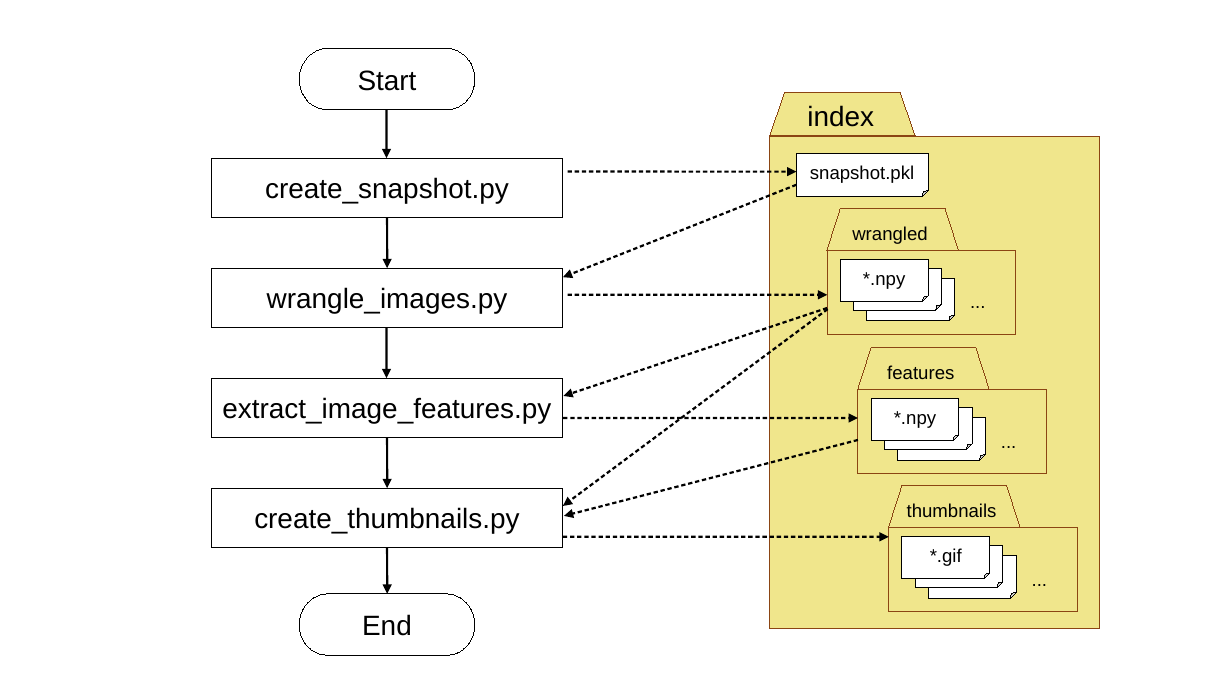
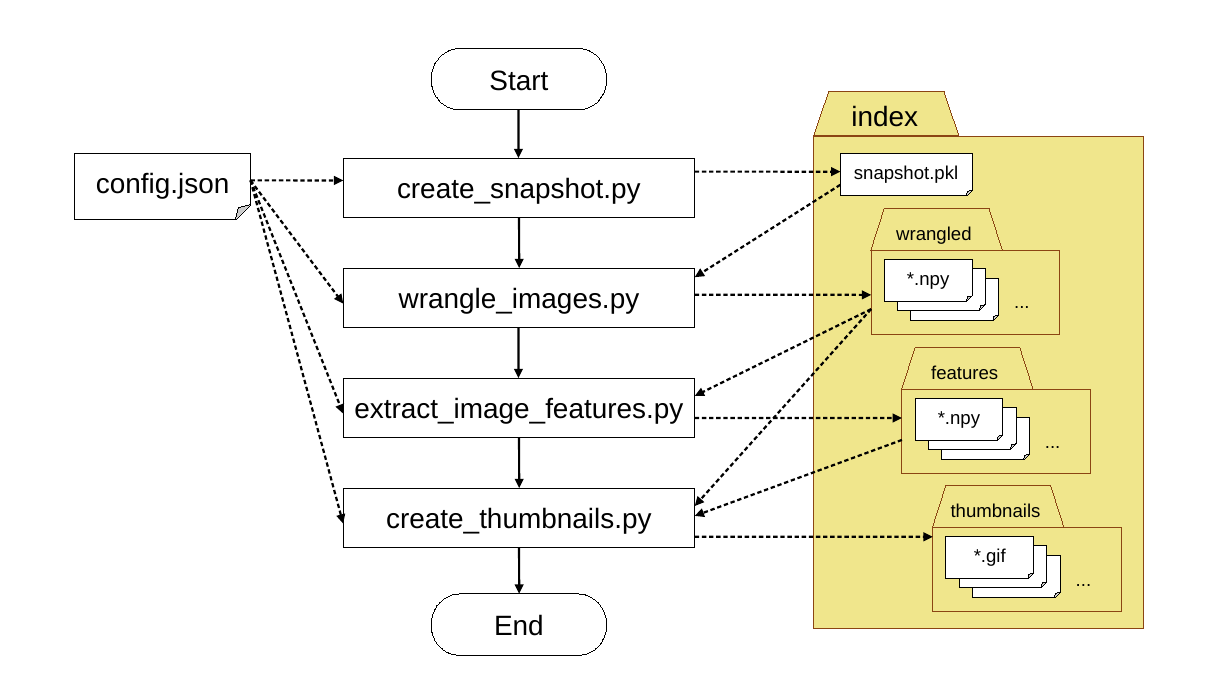
Before and after one commit to masatakesato/CBIR, a slide deck: slide 1 of workspace/flow.pptx. Drawn at 1232x693 pixels with LibreOffice and Linux fonts; fonts in the diff are those of the drawing. Boxes give left, top, right and bottom in pixels: in the first picture for what was removed or moved away, otherwise in the second. Text is boxed around its words. In the diff, an @@ line names an element or a change of style, - is before the commit and + after.

```diff
--- a/workspace/flow.pptx
+++ b/workspace/flow.pptx
@@ 4 rectangles, 2 pill shapes, 2 freeform shapes: place and size @@
-4 rectangles, 2 pill shapes, 2 freeform shapes at <box>211,48,563,655</box>
+4 rectangles, 2 pill shapes, 2 freeform shapes at <box>343,48,695,655</box>
@@ folded corner added at <box>75,154,250,220</box>, fill #FFFFFF, outline #000000 0 pt, 18 pt, text #000000 @@
+config.json
@@ arrow moved from (568, 172) - (797, 172) to (695, 172) - (841, 172) @@
@@ arrow added from (250, 180) to (343, 180), #000000 1.42 pt @@
@@ arrow added from (250, 180) to (343, 304), #000000 1.42 pt @@
@@ arrow added from (250, 180) to (343, 414), #000000 1.42 pt @@
@@ arrow added from (250, 180) to (343, 524), #000000 1.42 pt @@
@@ arrow moved from (797, 184) - (563, 277) to (841, 184) - (695, 277) @@
@@ arrow moved from (568, 295) - (827, 295) to (695, 295) - (872, 295) @@
@@ arrow moved from (828, 310) - (563, 506) to (872, 310) - (695, 506) @@
@@ arrow moved from (827, 309) - (563, 396) to (872, 310) - (695, 396) @@
@@ arrow moved from (563, 418) - (859, 418) to (695, 418) - (902, 418) @@
@@ 3 freeform shapes: place and size @@
-3 freeform shapes at <box>387,218,387,594</box>
+3 freeform shapes at <box>520,218,520,594</box>
@@ arrow moved from (859, 440) - (565, 517) to (902, 440) - (695, 517) @@
@@ arrow moved from (563, 537) - (889, 537) to (695, 537) - (934, 537) @@
@@ 10 folded corners, 7 texts, 4 freeform shapes, 4 rectangles: place and size @@
-10 folded corners, 7 texts, 4 freeform shapes, 4 rectangles at <box>770,92,1100,629</box>
+10 folded corners, 7 texts, 4 freeform shapes, 4 rectangles at <box>814,92,1144,629</box>
```
Also in this commit, not shown: 2 other files.
